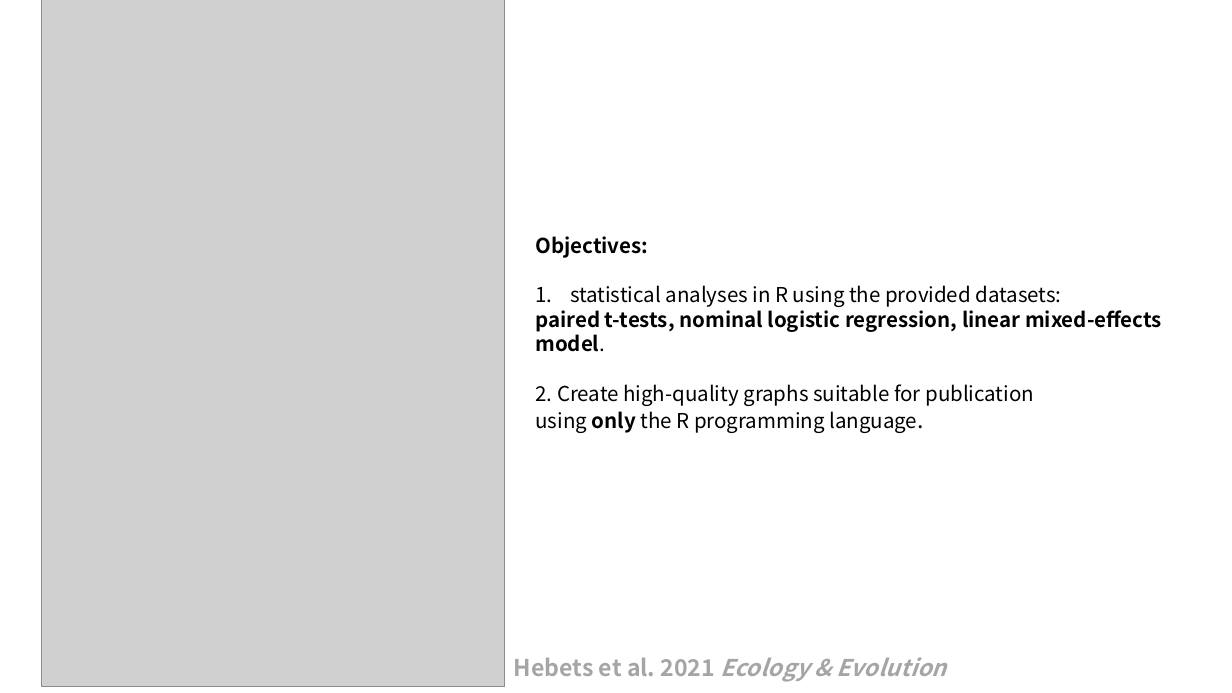
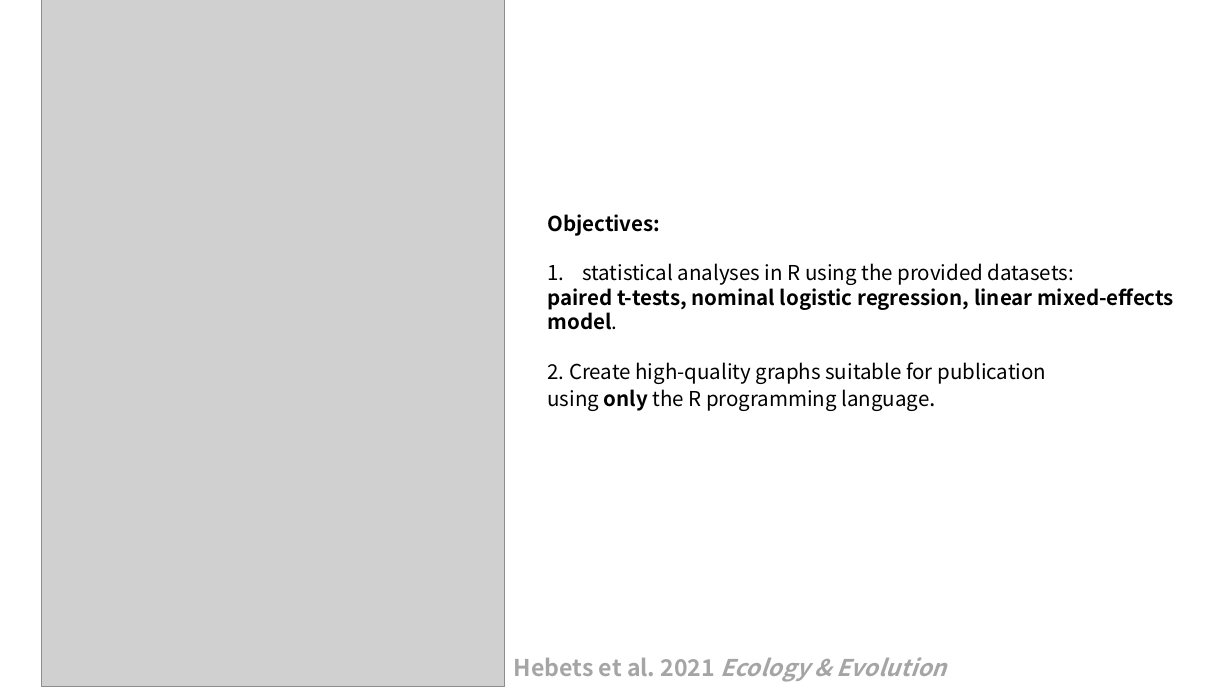
Before and after one commit to BIOS967/BIOS967_Fall2023, a slide deck: slide 5 of Park_Yihang/20231024_Proposal_YHP.pptx (slide 4 before the commit). Drawn at 1232x693 pixels with LibreOffice and Linux fonts; fonts in the diff are those of the drawing; grey boxes stand for pictures. Boxes give left, top, right and bottom in pixels: in the first picture for what was removed or moved away, otherwise in the second. Text is boxed around its words. In the diff, an @@ line names an element or a change of style, - is before the commit and + after.

```diff
--- a/Park_Yihang/20231024_Proposal_YHP.pptx
+++ b/Park_Yihang/20231024_Proposal_YHP.pptx
@@ text "Objectives:": place and size @@
-text "Objectives:" at [535, 236, 1162, 433]
+text "Objectives:" at [548, 214, 1174, 411]
```
Also in this commit, not shown: 2 other slides changed, 1 slide added.
